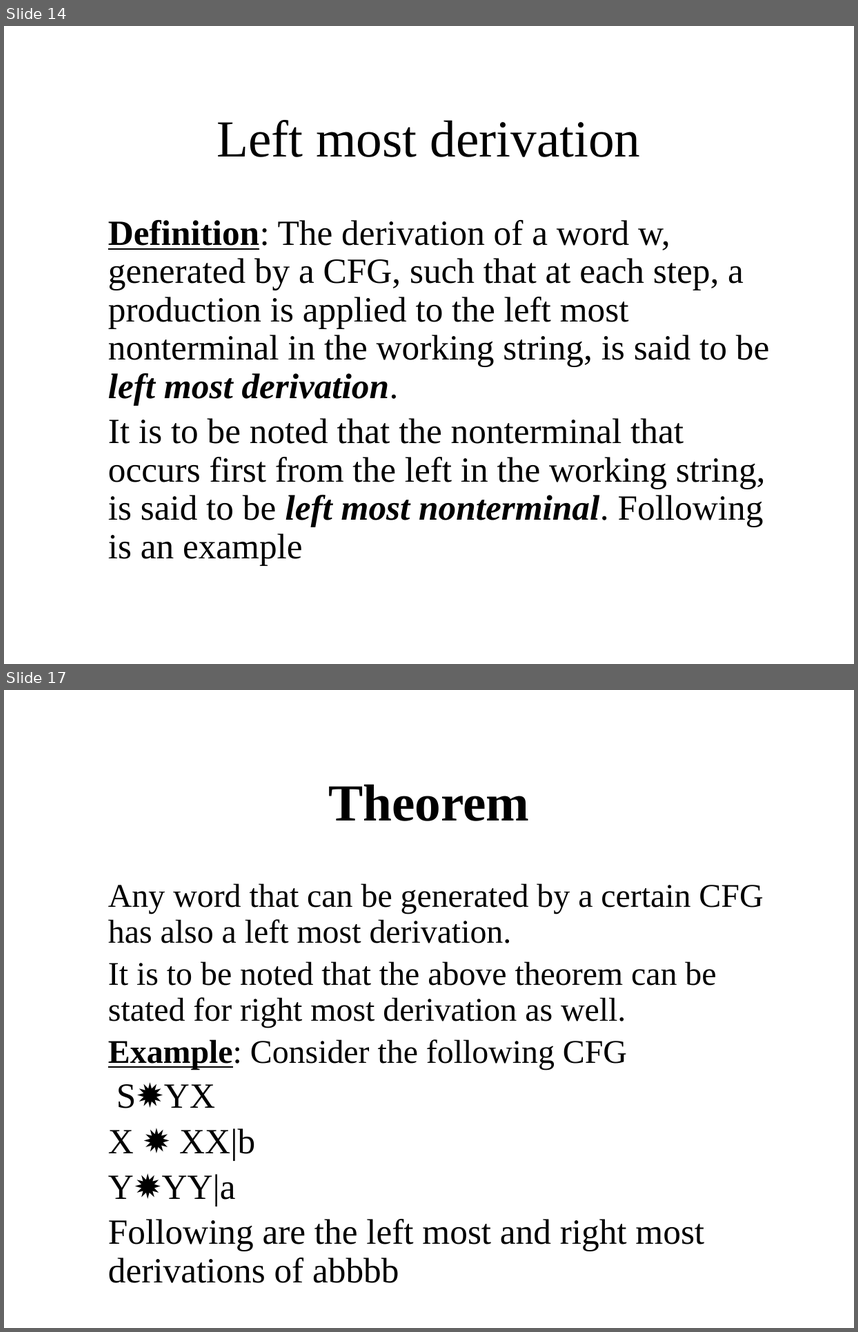
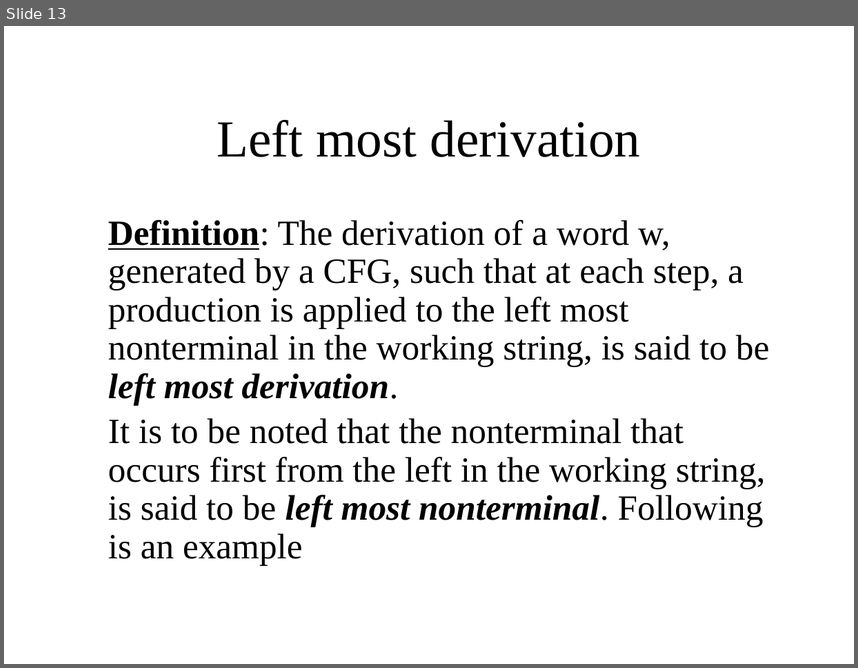
Before and after one commit to bamboat3/toa, a slide deck: Lesson 36.pptx. Shown one above the other, each under a label of ours: slides 14 and 17 before the commit, slide 13 after it; the slides between them are not shown. The pictures are 858x1332 and 858x668 pixels, drawn with LibreOffice and Linux fonts; fonts in the diff are those of the drawing. Boxes give left, top, right and bottom in pixels: in the first picture for what was removed or moved away, otherwise in the second. Text is boxed around its words. In the diff, an @@ line names an element or a change of style, - is before the commit and + after.

```diff
--- a/Lesson 36.pptx
+++ b/Lesson 36.pptx
@@ slide 17 removed at [4,690,854,1328], background #FFFFFF @@
@@ title removed at [328,784,529,821] @@
-Theorem
@@ text removed at [108,883,763,1251] @@
-Any word that can be generated by a certain CFG has also a left most derivation.
-It is to be noted that the above theorem can be stated for right most derivation as well.
-Example: Consider the following CFG
-S✹YX
-X ✹ XX|b
-Y✹YY|a
-Following are the left most and right most derivations of abbbb
@@ what was slide 14 is now slide 13 @@
```
Also in this commit, not shown: 4 slides changed, 10 slides added, 12 other slides removed, 1 other file.
